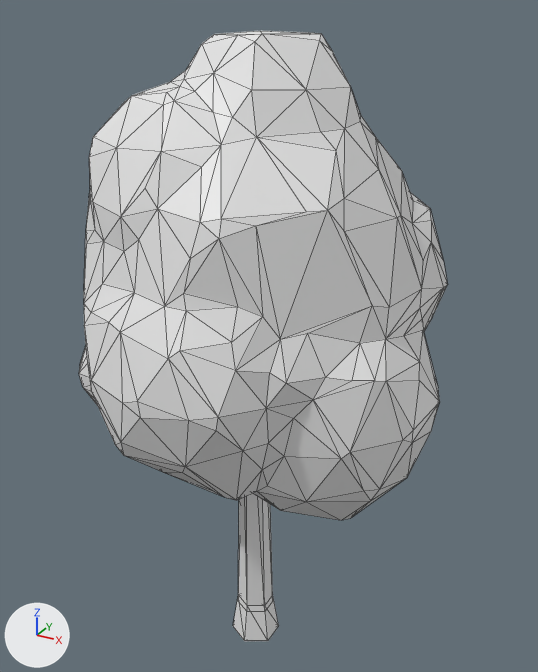
One commit to the glTF model art/kit/trees/tree.small/tree.small.glb: the scene before it, then after it.
The view is the same before and after, from a camera (50 mm lens) standing at (1.82, -3.21, 3.69) and looking at (0.0, 0.11, 2.03). Every picture has the same lights, and +X, +Y and +Z are marked at lower left. The first picture is the older version. Mesh edges are drawn as thin lines. Vertices at exactly the same position are counted once.

In view in the first picture: 'tree'.
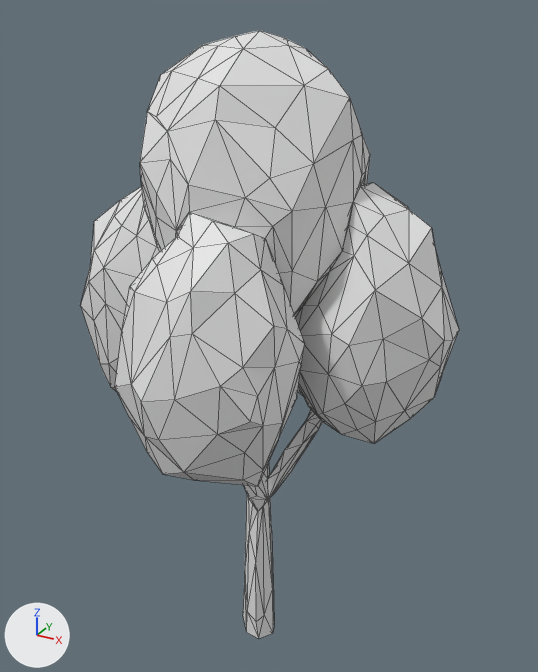
Boxes [x1, y1, x2, y2] around the edits, measured in the pictures (538 x 672 px):
'tree', reshaped: before [79, 31, 448, 641]; after [81, 31, 459, 639]
part 1 of me_crown, rebuilt (24% taller): before [79, 31, 448, 520]; after [81, 31, 459, 639]
part 2 of me_crown, deleted: before [238, 493, 273, 606]
part 3 of me_crown, deleted: before [233, 595, 279, 641]

The change in detail:
me_crown is used by ob_tree; location (0.0, 0.0, 0.0).
me_crown had 459 vertices, 898 faces and spanned x -1.0..1.0, y -1.0..1.0, z 0.0..3.6.
me_crown now has 628 vertices, 1416 faces and spans x -1.0..1.0, y -1.0..1.0, z 0.0..3.6.
me_crown part 1: the loose piece of 415 vertices spanning x -1.0..1.0, y -1.0..1.0, z 1.26..3.6 is rebuilt with 628 vertices and now spans x -1.0..1.0, y -1.0..1.0, z 0.0..3.6.
me_crown part 2: the loose piece of 12 vertices spanning x -0.13..0.06, y -0.11..0.11, z 0.21..2.27 is deleted.
me_crown part 3: the loose piece of 12 vertices spanning x -0.17..0.09, y -0.14..0.14, z 0.0..0.26 is deleted.
Other edits to the shape of me_crown do not show in these pictures.
